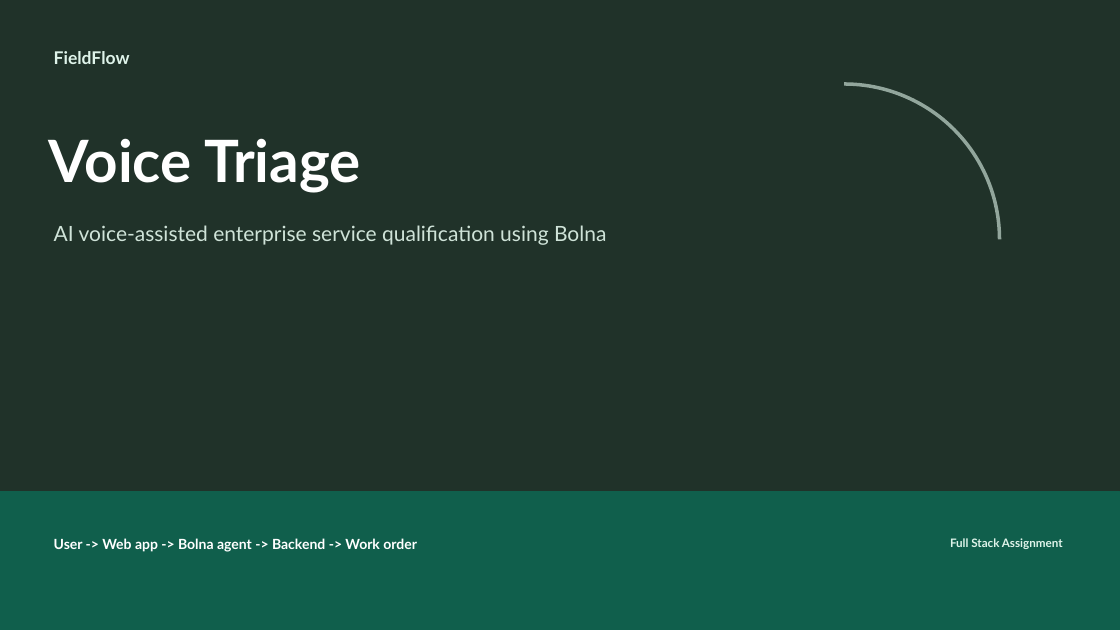
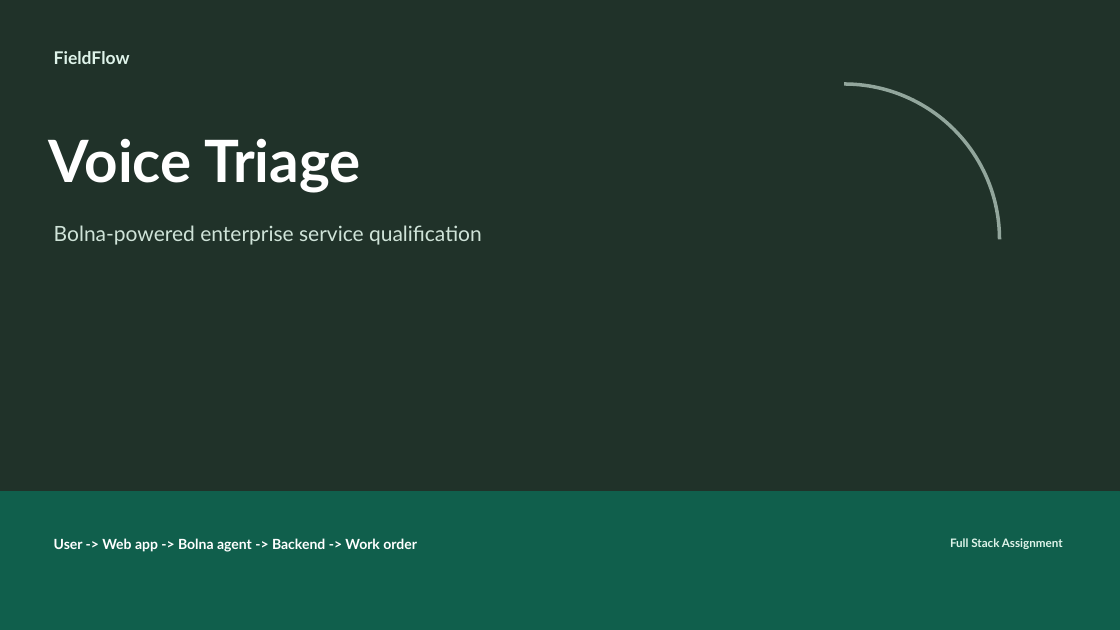
Before and after one commit to Flamki/bolna-fieldflow, a slide deck: slide 1 of docs/FieldFlow-Voice-Triage-Ayush.pptx. Drawn at 1120x630 pixels with LibreOffice and Linux fonts; fonts in the diff are those of the drawing. Boxes give left, top, right and bottom in pixels: in the first picture for what was removed or moved away, otherwise in the second. Text is boxed around its words. In the diff, an @@ line names an element or a change of style, - is before the commit and + after.

```diff
--- a/docs/FieldFlow-Voice-Triage-Ayush.pptx
+++ b/docs/FieldFlow-Voice-Triage-Ayush.pptx
@@ text at <box>54,225,482,245</box>: text changed @@
-AI voice-assisted enterprise service qualification using Bolna
+Bolna-powered enterprise service qualification
```
Also in this commit, not shown: 3 other slides changed, 9 other files.
